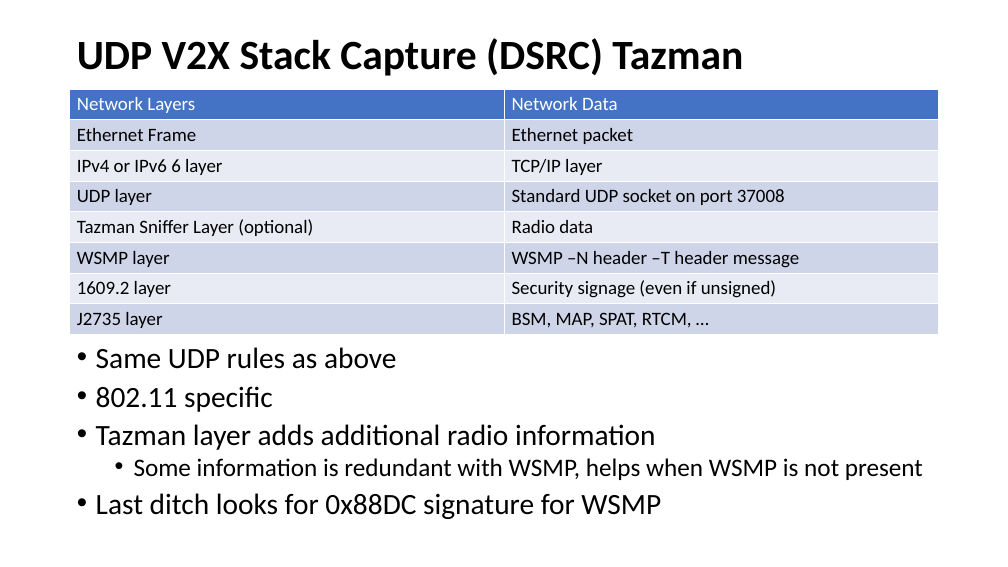
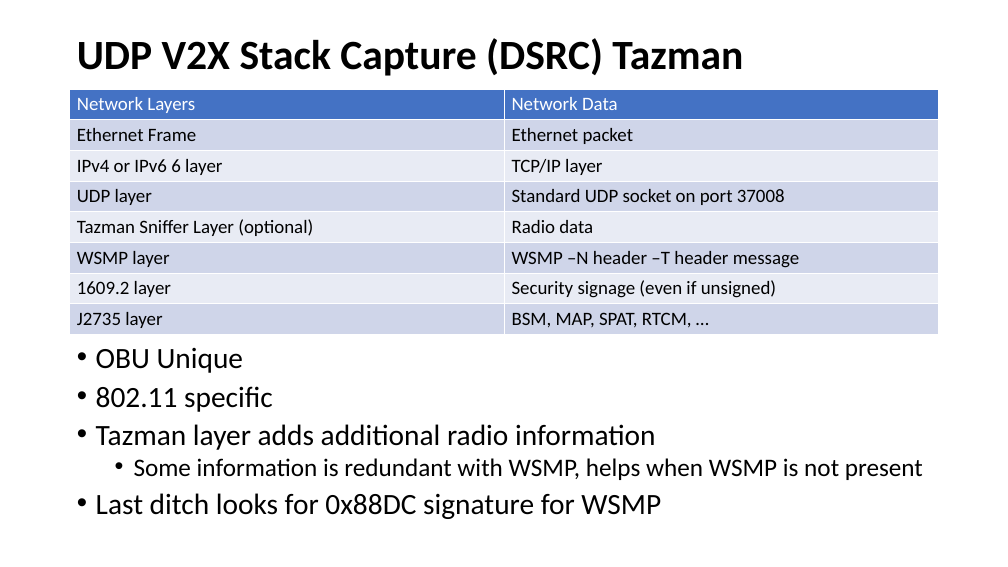
Before and after one commit to nprobert/j2735_tools, a slide deck: slide 12 of docs/NTCNA PCAP Decoder JSON Converter.pptx (slide 11 before the commit). Drawn at 1008x567 pixels with LibreOffice and Linux fonts; fonts in the diff are those of the drawing. Boxes give left, top, right and bottom in pixels: in the first picture for what was removed or moved away, otherwise in the second. Text is boxed around its words. In the diff, an @@ line names an element or a change of style, - is before the commit and + after.

```diff
--- a/docs/NTCNA PCAP Decoder JSON Converter.pptx
+++ b/docs/NTCNA PCAP Decoder JSON Converter.pptx
@@ text at (x1=96, y1=348, x2=243, y2=373): text changed @@
-• Same UDP rules as above
+• OBU Unique
```
Also in this commit, not shown: 8 other slides changed, 2 slides added, 2 slides removed.
